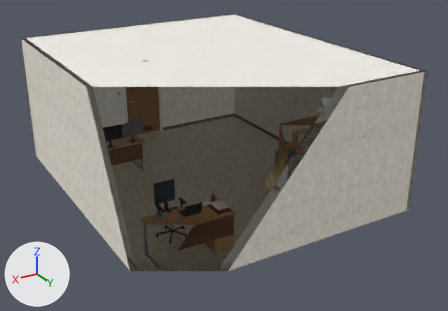
The glTF model assets/models/env/second_ai/dorm_interior.glb: old version first, new version second.
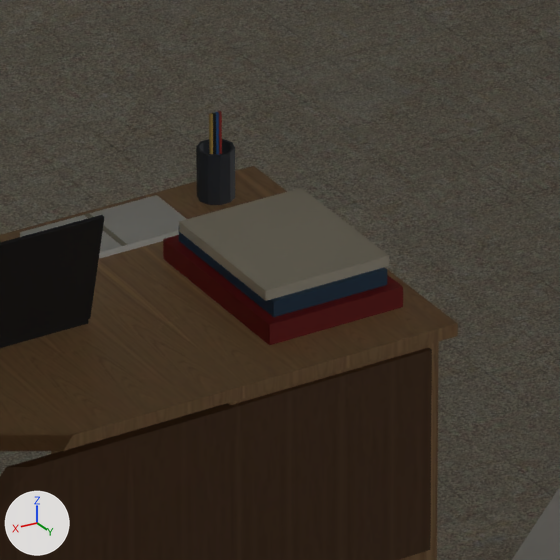
There are two pictures of each version: one whole from a 50 mm lens placed at (6.38, 11.49, 6.24), pointed at (-0.21, 0.5, 0.74), one close up on the part from 43% to 55% of the width and 58% to 75% of the height. Arrows for +X, +Y and +Z are at lower left; the lights stay in place. The first two pictures are the older version. Everything nearer to the camera than a plane just in front of the edit is cut away. Where no turn or scale is listed for an object, it has been applied to the vertices. Vertices at exactly the same position are counted once.

The first close-up shows 'WALL_back_wall', 'dorm_black', 'dorm_floor', 'dorm_items', 'dorm_wood', 'dorm_wood_dark'.
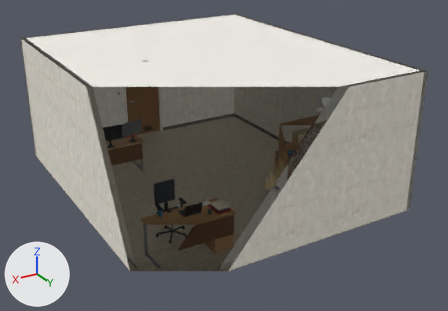
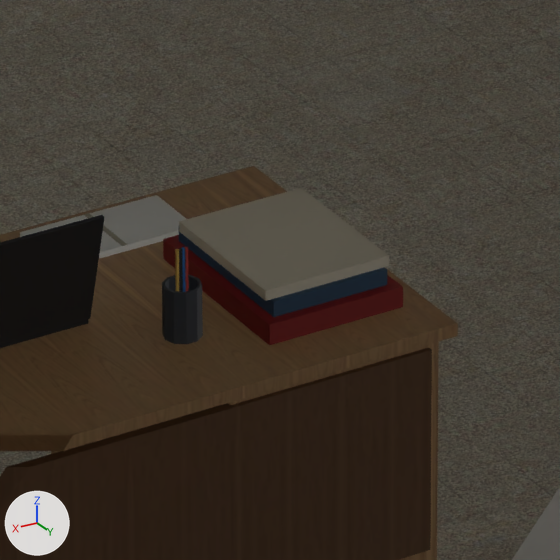
Pixel boxes (x1, y1, x2, y2) of what changed, in the close-ups (560 x 560 px; the box of a moved part takes in the faces that stretch with it):
'dorm_items', reshaped: before (20, 111, 403, 345); after (20, 188, 403, 345)
part 1 of me_dorm_items, moved or reshaped: before (196, 139, 235, 205); after (162, 275, 203, 344)
part 2 of me_dorm_items, moved or reshaped: before (218, 111, 222, 154); after (184, 246, 189, 291)
part 3 of me_dorm_items, moved or reshaped: before (215, 112, 219, 154); after (181, 247, 186, 292)
part 4 of me_dorm_items, moved or reshaped: before (212, 112, 216, 154); after (179, 248, 183, 292)
part 5 of me_dorm_items, moved or reshaped: before (209, 113, 213, 154); after (175, 249, 180, 291)

Edits to the bpy script that builds the scene:
```text
Change me_dorm_items:
    where me_dorm_items.from_pydata(...)  # 2584 vertices, 3946 faces; spans x -2.17..2.48, y -1.8..3.37, z 0.1..2.26
    used by ob_dorm_items; location = (0.0, 0.0, 0.0)
    me_dorm_items part 1: the loose piece of 42 vertices spanning x 1.09..1.15, y 2.29..2.35, z 0.77..0.87 is moved by (0.31, 0.42, 0.0)
    me_dorm_items part 2: the loose piece of 8 vertices spanning x 1.11..1.12, y 2.32..2.33, z 0.85..0.94 is moved by (0.31, 0.42, 0.0)
    me_dorm_items part 3: the loose piece of 8 vertices spanning x 1.12, y 2.32..2.33, z 0.85..0.94 is moved by (0.31, 0.42, 0.0)
    me_dorm_items part 4: the loose piece of 8 vertices spanning x 1.12..1.13, y 2.32..2.33, z 0.85..0.94 is moved by (0.31, 0.42, 0.0)
    me_dorm_items part 5: the loose piece of 8 vertices spanning x 1.13, y 2.32..2.33, z 0.85..0.94 is moved by (0.31, 0.42, 0.0)
```
